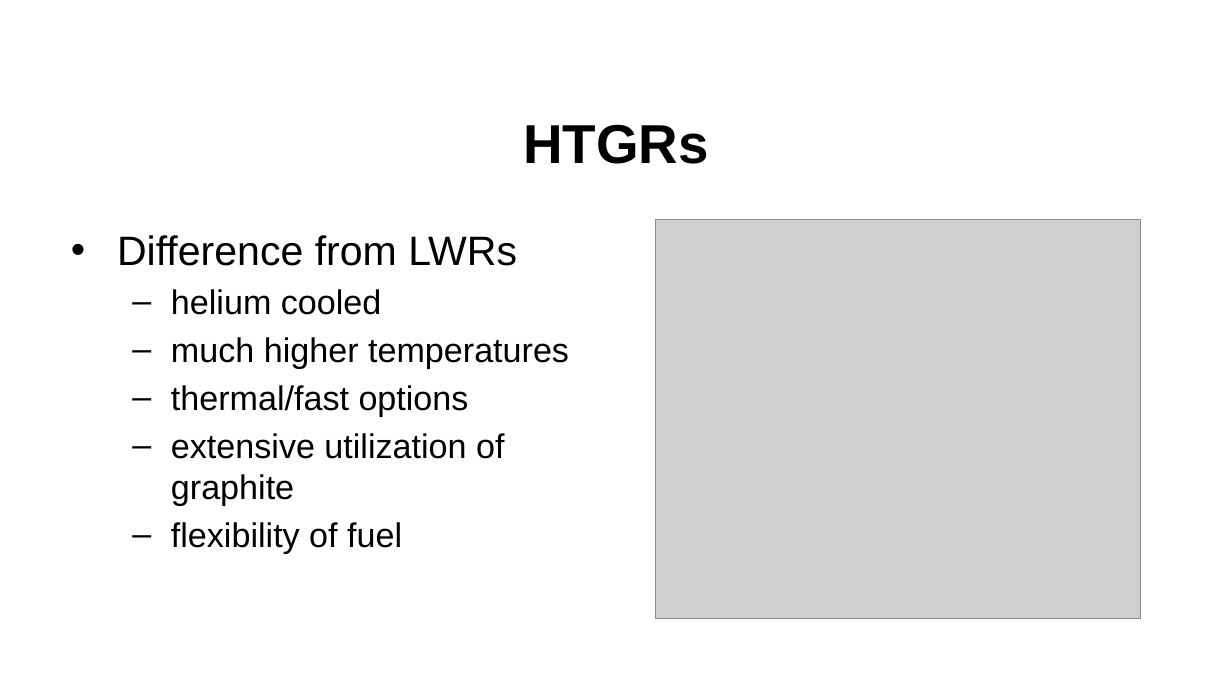
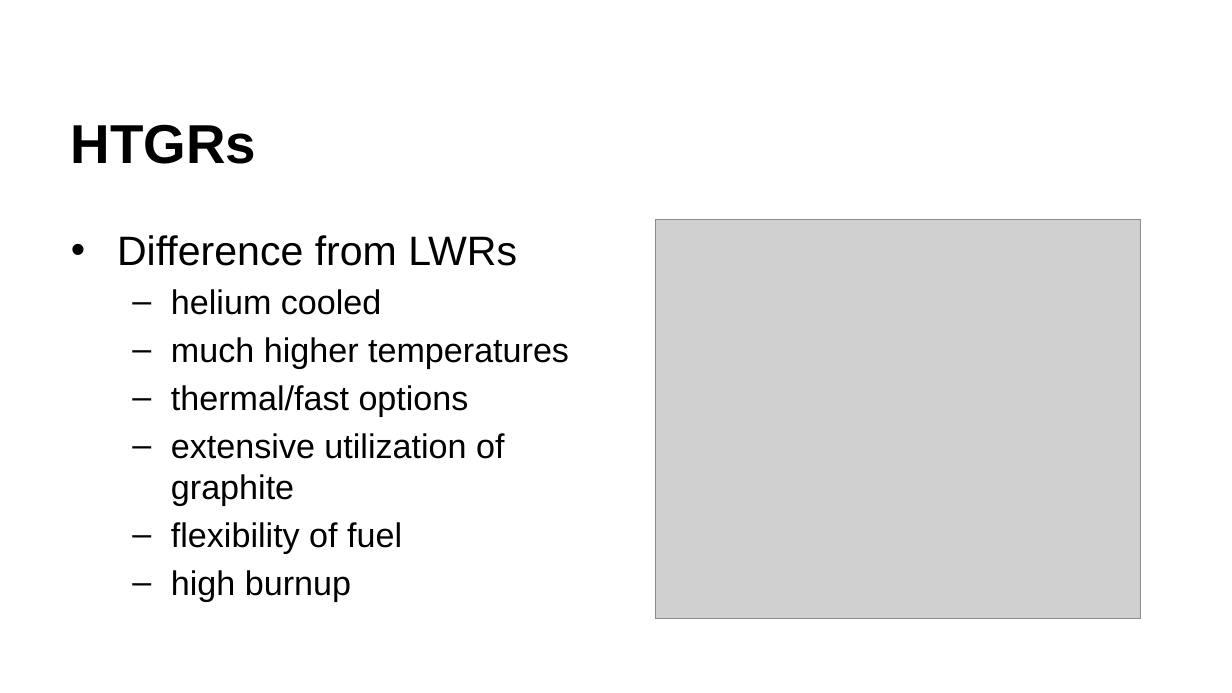
Before and after one commit to benbeeler/TEACHING, a slide deck: slide 9 of Advanced Reactor Materials/Fall2025/Lec2_TRISO.pptx. Drawn at 1232x693 pixels with LibreOffice and Linux fonts; fonts in the diff are those of the drawing; grey boxes stand for pictures; background and template pictures are left out. Boxes give left, top, right and bottom in pixels: in the first picture for what was removed or moved away, otherwise in the second. Text is boxed around its words. In the diff, an @@ line names an element or a change of style, - is before the commit and + after.

```diff
--- a/Advanced Reactor Materials/Fall2025/Lec2_TRISO.pptx
+++ b/Advanced Reactor Materials/Fall2025/Lec2_TRISO.pptx
@@ title "HTGRs" at (71, 124, 257, 164): alignment centre to left @@
@@ text at (171, 570, 351, 601): paragraph added @@
+  – high burnup
```
Also in this commit, not shown: 6 other slides changed, 1 slide added, 6 other files.
